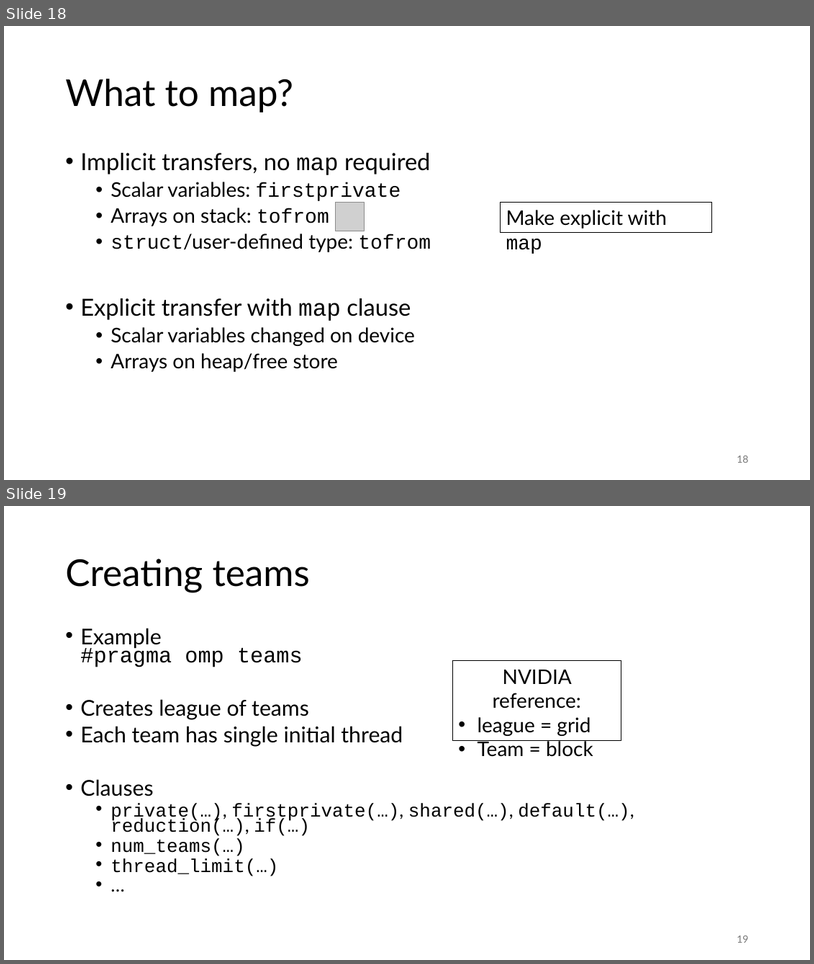
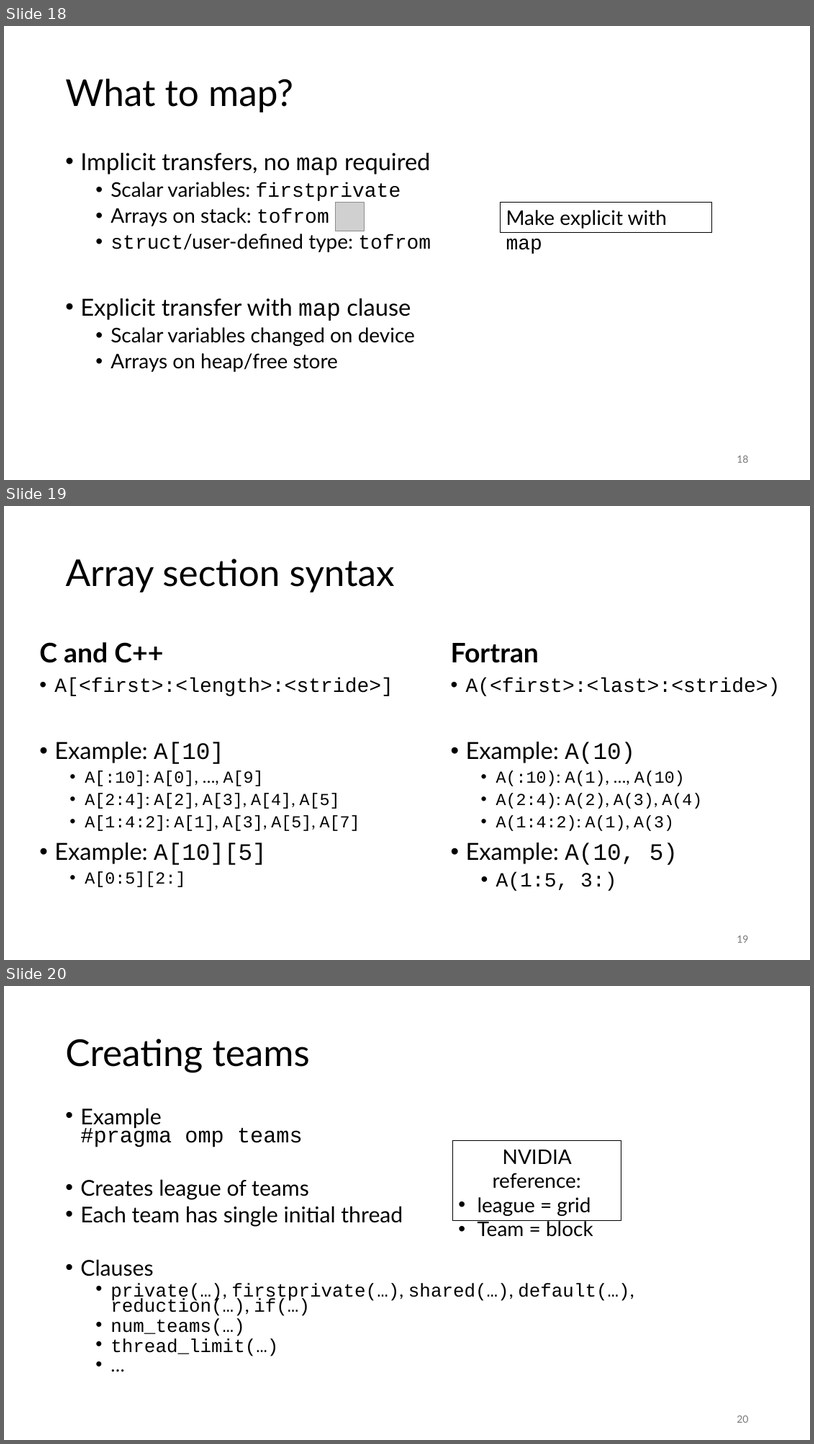
Before and after one commit to gjbex/OpenMP-GPU-offloading, a slide deck: openmp_gpu_offloading.pptx. Shown one above the other, each under a label of ours: slides 18 and 19 before the commit, slides 18, 19 and 20 after it. The pictures are 814x964 and 814x1444 pixels, drawn with LibreOffice and Linux fonts; fonts in the diff are those of the drawing; grey boxes stand for pictures. Boxes give left, top, right and bottom in pixels: in the first picture for what was removed or moved away, otherwise in the second. Text is boxed around its words. In the diff, an @@ line names an element or a change of style, - is before the commit and + after.

Commit message:
Add arrays sections slide

```diff
--- a/openmp_gpu_offloading.pptx
+++ b/openmp_gpu_offloading.pptx
@@ slide 19 added at [4,506,810,960], background #FFFFFF @@
@@ title added at [66,559,395,592], 44 pt, text #000000 @@
+Array section syntax
@@ text added at [39,642,163,663], 32 pt, text #000000, bold @@
+C and C++
@@ text added at [451,643,539,663], 32 pt, text #000000, bold @@
+Fortran
@@ text added at [54,677,394,887], 20 pt, text #000000 @@
+• A[<first>:<length>:<stride>]
+• Example: A[10]
+  • A[:10]: A[0], …, A[9]
+  • A[2:4]: A[2], A[3], A[4], A[5]
+  • A[1:4:2]: A[1], A[3], A[5], A[7]
+• Example: A[10][5]
+  • A[0:5][2:]
@@ text added at [466,677,781,890], 20 pt, text #000000 @@
+• A(<first>:<last>:<stride>)
+• Example: A(10)
+  • A(:10): A(1), …, A(10)
+  • A(2:4): A(2), A(3), A(4)
+  • A(1:4:2): A(1), A(3)
+• Example: A(10, 5)
+  • A(1:5, 3:)
@@ page number added at [737,935,748,942], 12 pt, text #797979 @@
+19
@@ what was slide 19 is now slide 20 @@
@@ page number at [737,1415,748,1422]: text changed @@
-19
+20
```
